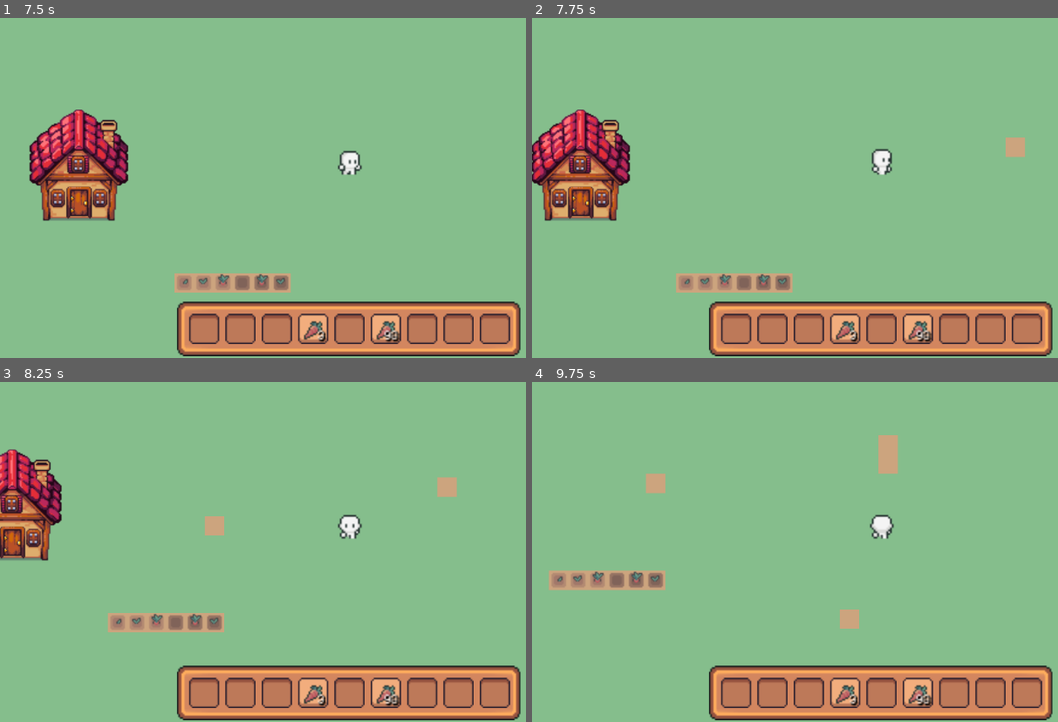
Above: before the commit, frames 1-4 (two rows, left to right).
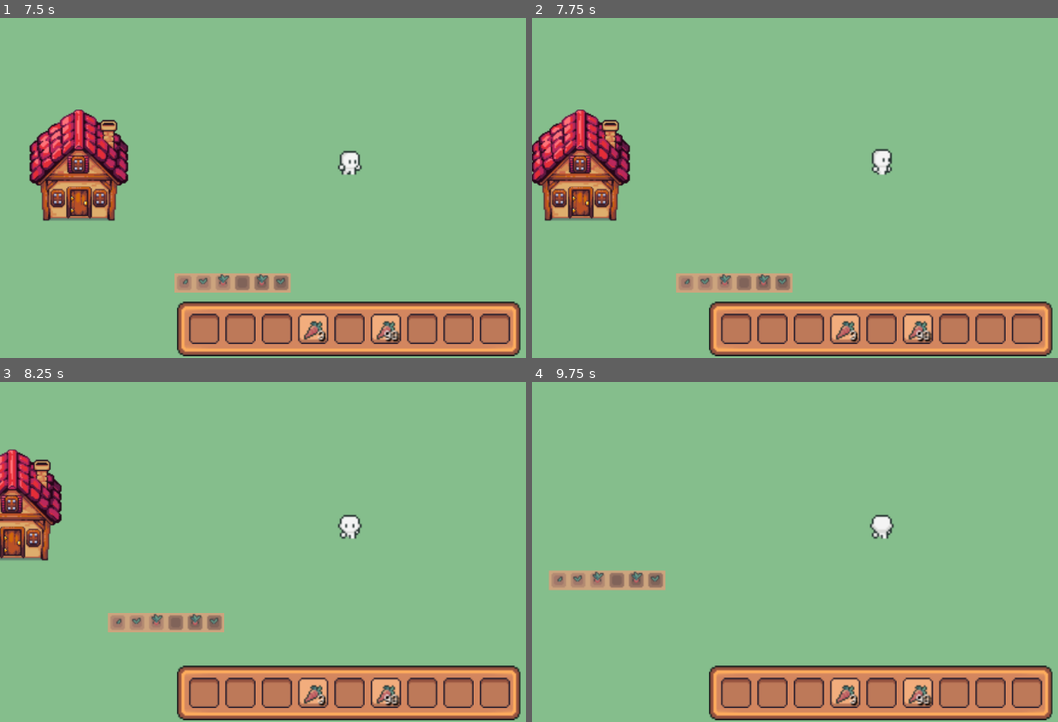
Above: after the commit, the same moments.

Repository: LaClimSx/Back-to-the-roots
Game: Godot game, scene res://Scenes/world.tscn
Two runs of this game, one before a commit and one after it. Both use one fixed random seed, a clock stepped at 60 frames per second and the inputs below.
Inputs (mouse positions are in pixels of both pictures, inside the frame that each line leads up to):
- Up to frame 1 (7.5 s): click (205, 327) at 0.5 s; click (241, 327) at 1.25 s; click (273, 327) at 2 s; click (310, 327) at 2.75 s; click (347, 327) at 3.5 s; click (383, 327) at 4.25 s; click (420, 327) at 5 s; click (457, 327) at 5.75 s; click (494, 327) at 6.5 s; tap Enter at 7.25 s; move the mouse to (504, 143) at 7.27 s; hold Right (move_right) from 7.28 s (still down); hold Space (Interact) from 7.28 s (still down)
- Up to frame 2 (7.75 s): keep holding Right (move_right); keep holding Space (Interact); right-click (1036, 143) at 7.55 s
- Up to frame 3 (8.25 s): move the mouse to (210, 545) at 8.02 s; release Right (move_right) at 8.03 s; release Space (Interact) at 8.03 s; hold Down (move_down) from 8.03 s (still down); right-click (210, 545) at 8.1 s
- Up to frame 4 (9.75 s): tap Space (Interact) at 8.3 s; move the mouse to (952, 439) at 8.77 s; release Down (move_down) at 8.78 s; hold Right (move_right) 8.78-9.53 s; hold Space (Interact) 8.78-9.53 s; right-click (952, 439) at 9.05 s; move the mouse to (847, 603) at 9.52 s; hold Up (move_up) from 9.53 s (still down); right-click (847, 603) at 9.6 s

Frame 1 is identical in both runs. In frame 2, 0.2% of the frame differs, in the area x 90-94%, y 35-42%; in frame 3, 0.4%; in frame 4, 0.9%, in the area x 21-70%, y 15-73%.

Commit message:
feat: choses

Diff:
--- a/Inventory/inventory_gui.gd
+++ b/Inventory/inventory_gui.gd
@@ -6,6 +6,11 @@
 @onready var slots: Array = $NinePatchRect/GridContainer.get_children()
 
 var itemInHand: ItemStackGUI
+var oldIndex: int = -1
+var locked: bool = false
+
+var isHotBar: bool = true
+const HOT_BAR_POS: Vector2 = Vector2(292,555)
 
 func _ready():
 	connectSlots()
@@ -43,6 +48,7 @@
 	isOpen = false
 
 func onSlotClicked(slot):
+	if locked: return
 	if slot.isEmpty():
 		if !itemInHand: return
 
@@ -62,6 +68,8 @@
 	add_child(itemInHand)
 	updateItemInHand()
 
+	oldIndex = slot.index
+
 func insertItemInSlot(slot):
 	var item = itemInHand
 
@@ -69,6 +77,8 @@
 	itemInHand = null
 
 	slot.insert(item)
+
+	oldIndex = -1
 
 func swapItems(slot):
 	var tempItem = slot.takeItem()
@@ -91,11 +101,10 @@
 		slotItem.slot.amount = totalAmount
 		remove_child(itemInHand)
 		itemInHand = null
+		oldIndex = -1
 	else:
-		print("there are" , totalAmount)
 		slotItem.slot.amount = maxAmount
 		itemInHand.slot.amount = totalAmount - maxAmount
-		print(itemInHand.slot.amount)
 
 	slotItem.update()
 	if itemInHand: updateItemInHand()
@@ -105,5 +114,26 @@
 	itemInHand.global_position = get_global_mouse_position() - itemInHand.size/2
 	itemInHand.update()
 
+func putItemBack():
+	locked = true
+	if oldIndex < 0:
+		var emptySlots = slots.filter(func(slot): return slot.isEmpty())
+		if emptySlots.is_empty(): return
+
+		oldIndex = emptySlots[0].index
+
+	var targetSlot = slots[oldIndex]
+
+	var tween = create_tween()
+	var targetPosition = targetSlot.global_position + targetSlot.size/2
+	tween.tween_property(itemInHand,"global_position", targetPosition, 1)
+
+	await tween.finished
+	insertItemInSlot(targetSlot)
+	locked = false
+
 func _input(event):
+	if itemInHand && !locked && (Input.is_action_pressed("Right_click") || Input.is_action_pressed("Interact" ) || Input.is_action_pressed("toggle_inventory")):
+		putItemBack()
+
 	updateItemInHand()
--- a/Scenes/inventory_gui.tscn
+++ b/Scenes/inventory_gui.tscn
@@ -5,7 +5,6 @@
 [ext_resource type="PackedScene" uid="uid://cebv80lsj58ew" path="res://Scenes/slot.tscn" id="2_f871n"]
 
 [node name="Inventory" type="Control"]
-custom_minimum_size = Vector2(227, 36)
 layout_mode = 3
 anchors_preset = 15
 anchor_right = 1.0
--- a/Scripts/canvas_layer.gd
+++ b/Scripts/canvas_layer.gd
@@ -5,13 +5,6 @@
 
 func _input(event):
 	if event.is_action_pressed("toggle_inventory"):
-		inventory.close() if inventory.isOpen else inventory.open()
-
-# Called when the node enters the scene tree for the first time.
-func _ready():
-	pass # Replace with function body.
-
-
-# Called every frame. 'delta' is the elapsed time since the previous frame.
-func _process(delta):
-	pass
+		#inventory.close() if inventory.isOpen else inventory.open()
+		print(inventory.position)
+		inventory.find_child("GridContainer", true).columns = 3
--- a/Scripts/world.gd
+++ b/Scripts/world.gd
@@ -15,6 +15,7 @@
 
 
 func checkActions():
+	'''
 	if Input.is_action_just_pressed("Right_click"):
 		var mouse_pos : Vector2 = get_global_mouse_position()
 		var tile_map_pos : Vector2i = tile_map.local_to_map(mouse_pos)
@@ -25,7 +26,7 @@
 		#If clicked tile has grown carrot, add carrot to inventory
 		if tile_map.get_cell_atlas_coords(1,tile_map_pos) == Vector2i(4,1) :
 			$Player.inventory.insert(carrot_item)
-
+	'''
 	if Input.is_action_just_pressed("Interact"):
 		var player = $Player
 		var player_tile_pos : Vector2i = tile_map.local_to_map(player.position)
@@ -33,16 +34,15 @@
 		var viewing_tile : Vector2i
 		match player.direction:
 			0:
-				print("looking left")
 				viewing_tile = player_tile_pos + Vector2i(-1,0)
 			1:
-				print("looking right")
 				viewing_tile = player_tile_pos + Vector2i(1,0)
 			2:
-				print("looking up")
 				viewing_tile = player_tile_pos + Vector2i(0,-1)
 			3:
-				print("looking down")
 				viewing_tile = player_tile_pos + Vector2i(0,1)
 		viewing_tile.clamp(Vector2i.ZERO, tile_map.get_used_rect().size)
-		print(viewing_tile)
+
+		#If clicked tile has grown carrot, add carrot to inventory
+		if tile_map.get_cell_atlas_coords(1,viewing_tile) == Vector2i(4,1) :
+			$Player.inventory.insert(carrot_item)
